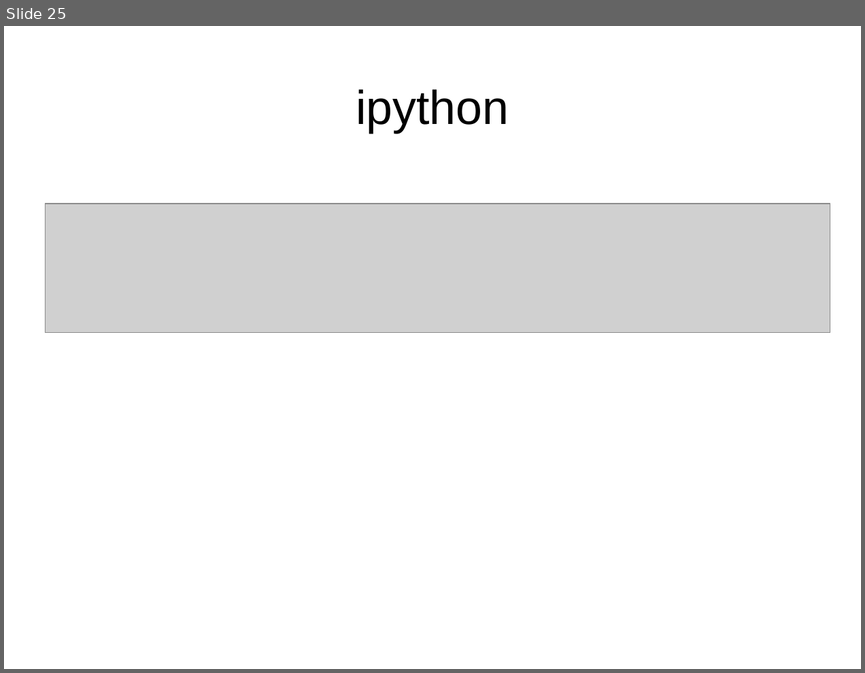
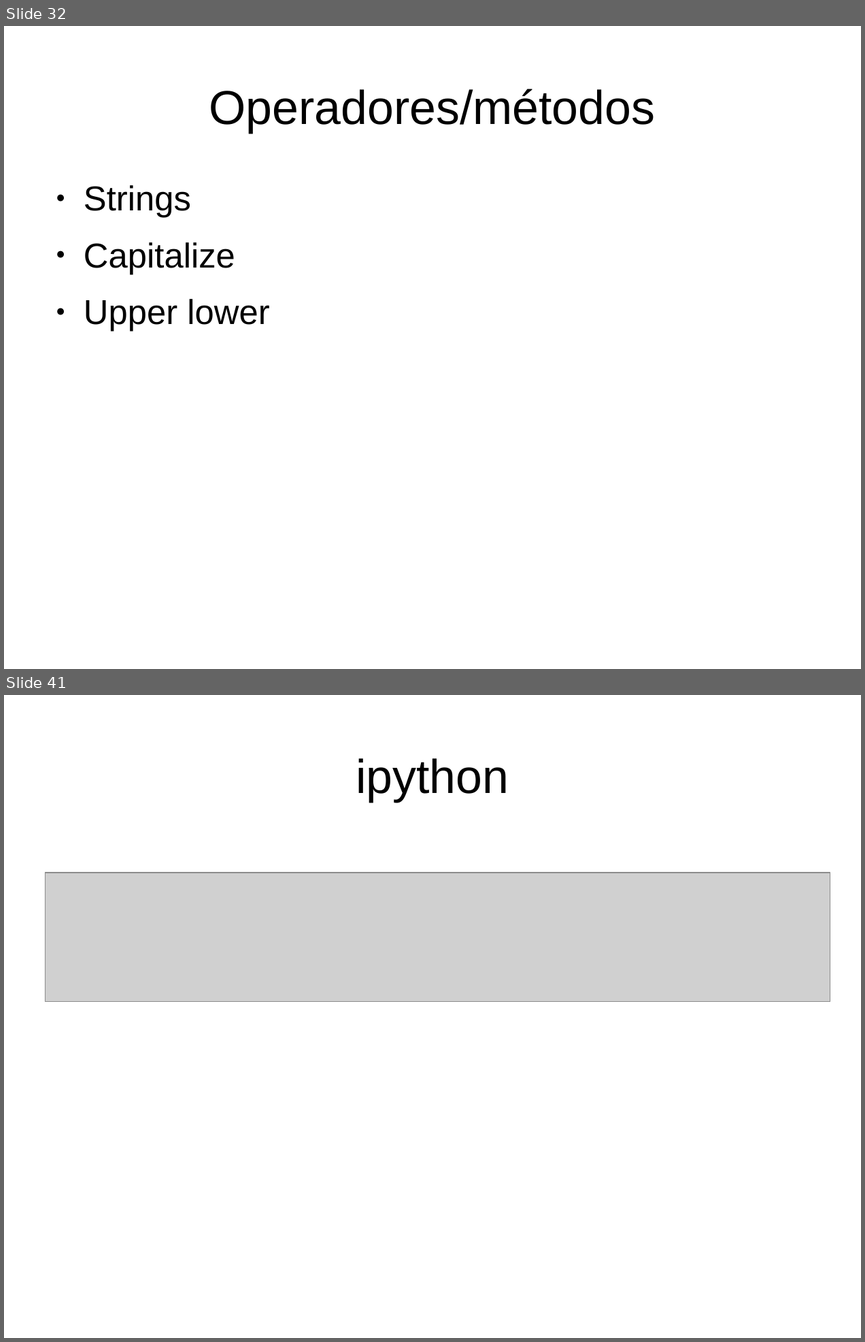
Before and after one commit to iurisegtovich/CursoSciPySEQ2018, a slide deck: arquivos_office/curso_RESUMO.odp. Shown one above the other, each under a label of ours: slide 25 before the commit, slides 32 and 41 after it; the slides between them are not shown. The pictures are 865x673 and 865x1342 pixels, drawn with LibreOffice and Linux fonts; fonts in the diff are those of the drawing; grey boxes stand for pictures. Boxes give left, top, right and bottom in pixels: in the first picture for what was removed or moved away, otherwise in the second. Text is boxed around its words. In the diff, an @@ line names an element or a change of style, - is before the commit and + after.

```diff
--- a/arquivos_office/curso_RESUMO.odp
+++ b/arquivos_office/curso_RESUMO.odp
@@ slide 32 added at (4,26,861,669), background #FFFFFF @@
@@ title added at (209,89,655,133), 44 pt, text #000000 @@
+Operadores/métodos
@@ text added at (84,185,269,331), 32 pt, text #000000 @@
+● Strings
+● Capitalize
+● Upper lower
@@ what was slide 25 is now slide 41 @@
```
Also in this commit, not shown: 18 other slides added, 3 slides removed, 1 other file.
